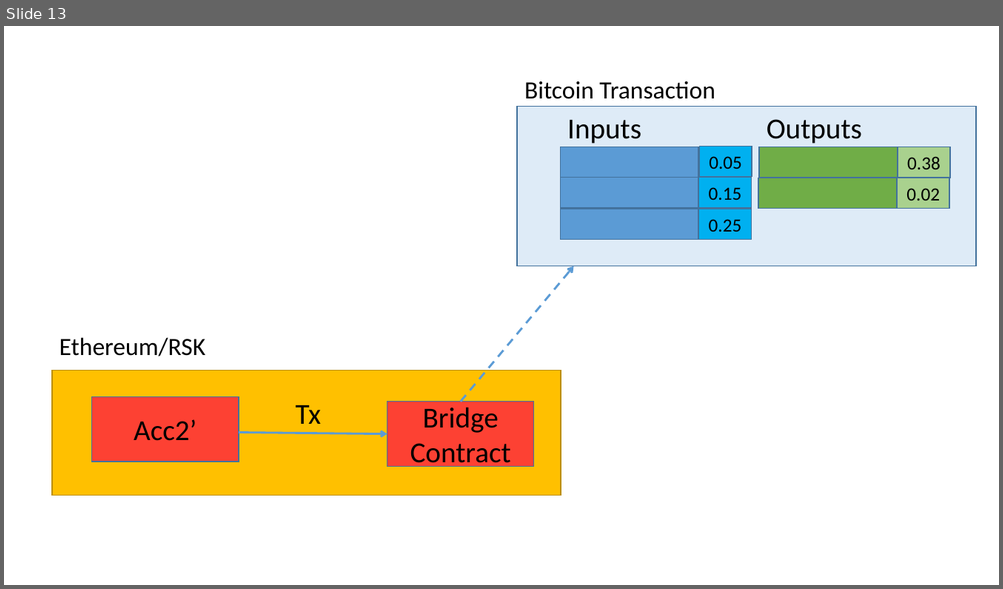
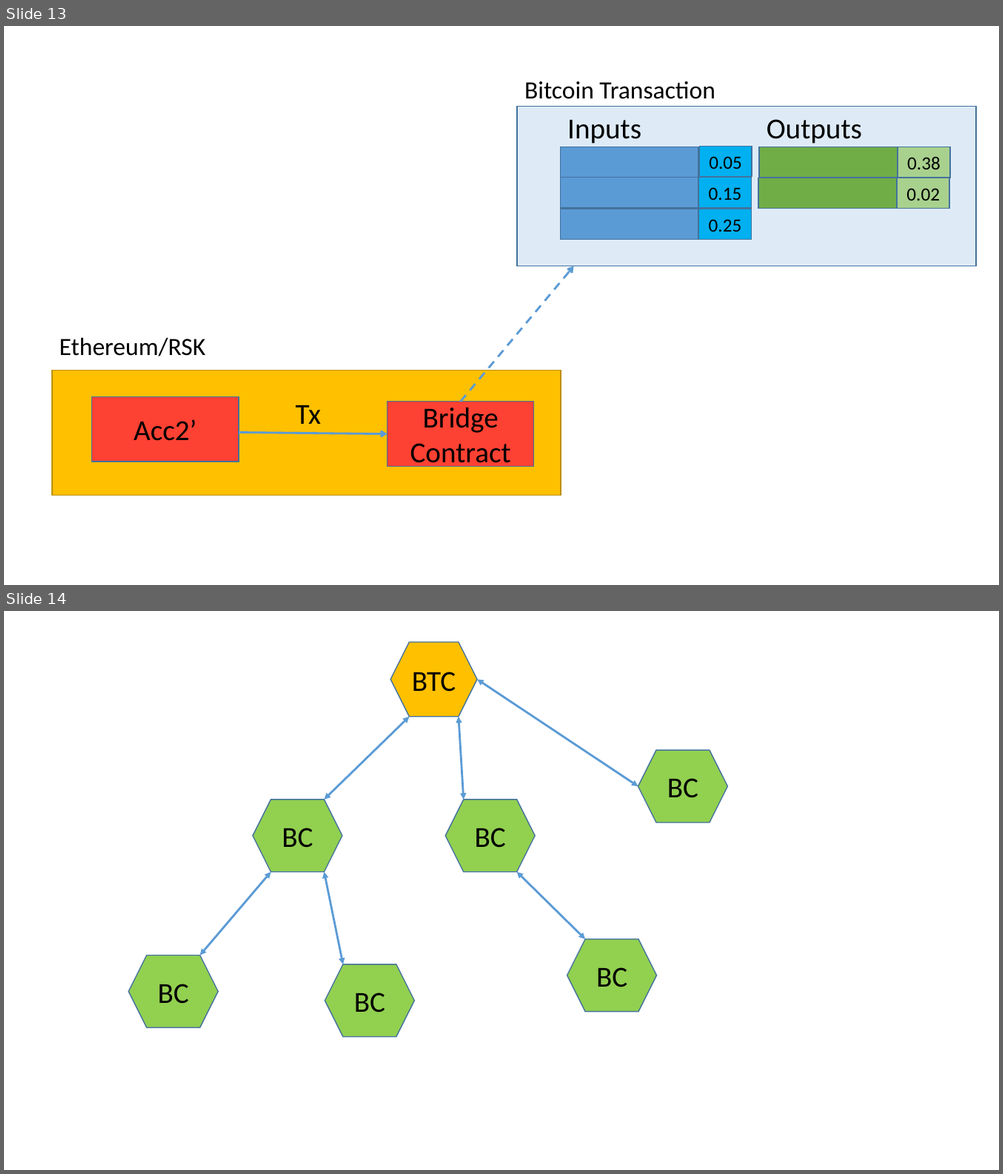
Before and after one commit to ajlopez/Talks, a slide deck: ConnBlockchains/images/BlockchainImages.pptx. Shown one above the other, each under a label of ours: slide 13 before the commit, slides 13 and 14 after it. The pictures are 1003x589 and 1003x1174 pixels, drawn with LibreOffice and Linux fonts; fonts in the diff are those of the drawing. Boxes give left, top, right and bottom in pixels: in the first picture for what was removed or moved away, otherwise in the second. Text is boxed around its words. In the diff, an @@ line names an element or a change of style, - is before the commit and + after.

```diff
--- a/ConnBlockchains/images/BlockchainImages.pptx
+++ b/ConnBlockchains/images/BlockchainImages.pptx
@@ slide 14 added at (4,611,999,1170), background #FFFFFF @@
@@ hexagon added at (390,642,477,717), fill #FFC000, outline #43739E 1 pt, 28 pt, text #000000 @@
+BTC
@@ double arrow added from (638, 786) to (477, 680), #5B9BD5 2 pt @@
@@ double arrow added from (324, 800) to (409, 717), #5B9BD5 2 pt @@
@@ double arrow added from (464, 800) to (458, 717), #5B9BD5 2 pt @@
@@ hexagon added at (638,751,728,823), fill #92D050, outline #43739E 1 pt, 28 pt, text #000000 @@
+BC
@@ hexagon added at (253,800,342,872), fill #92D050, outline #43739E 1 pt, 28 pt, text #000000 @@
+BC
@@ hexagon added at (446,800,535,872), fill #92D050, outline #43739E 1 pt, 28 pt, text #000000 @@
+BC
@@ double arrow added from (200, 956) to (271, 872), #5B9BD5 2 pt @@
@@ double arrow added from (343, 965) to (324, 872), #5B9BD5 2 pt @@
@@ double arrow added from (585, 940) to (517, 872), #5B9BD5 2 pt @@
@@ hexagon added at (567,940,657,1011), fill #92D050, outline #43739E 1 pt, 28 pt, text #000000 @@
+BC
@@ hexagon added at (128,956,218,1028), fill #92D050, outline #43739E 1 pt, 28 pt, text #000000 @@
+BC
@@ hexagon added at (325,965,415,1037), fill #92D050, outline #43739E 1 pt, 28 pt, text #000000 @@
+BC
```
Also in this commit, not shown: 2 other files.
